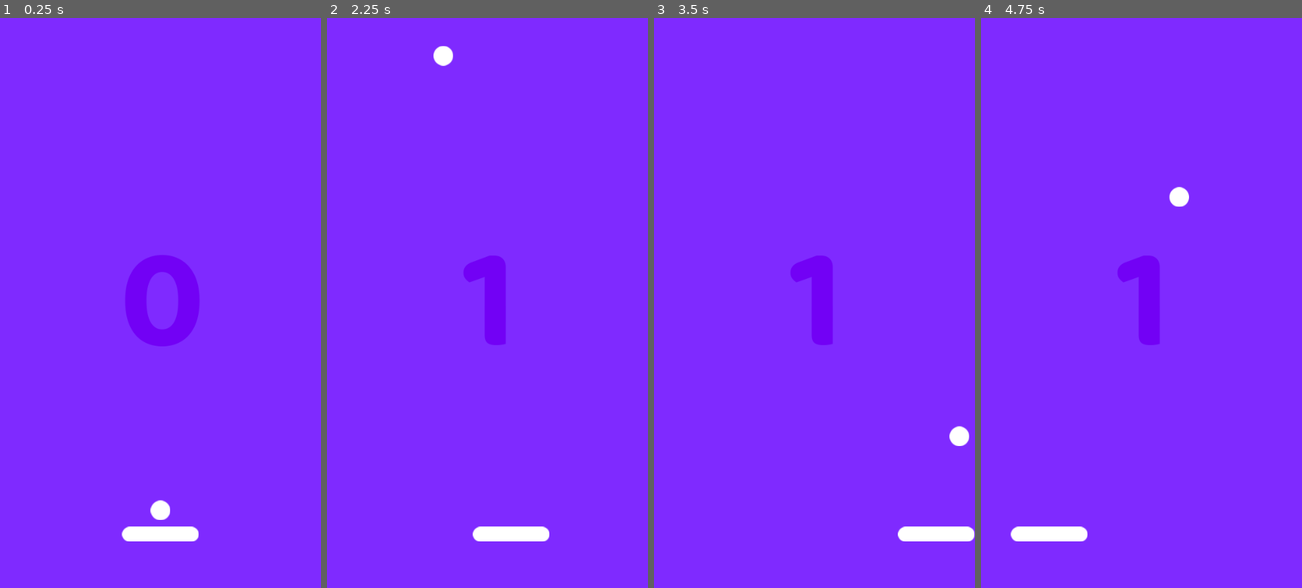
Above: before the commit, frames 1-4 (left to right).
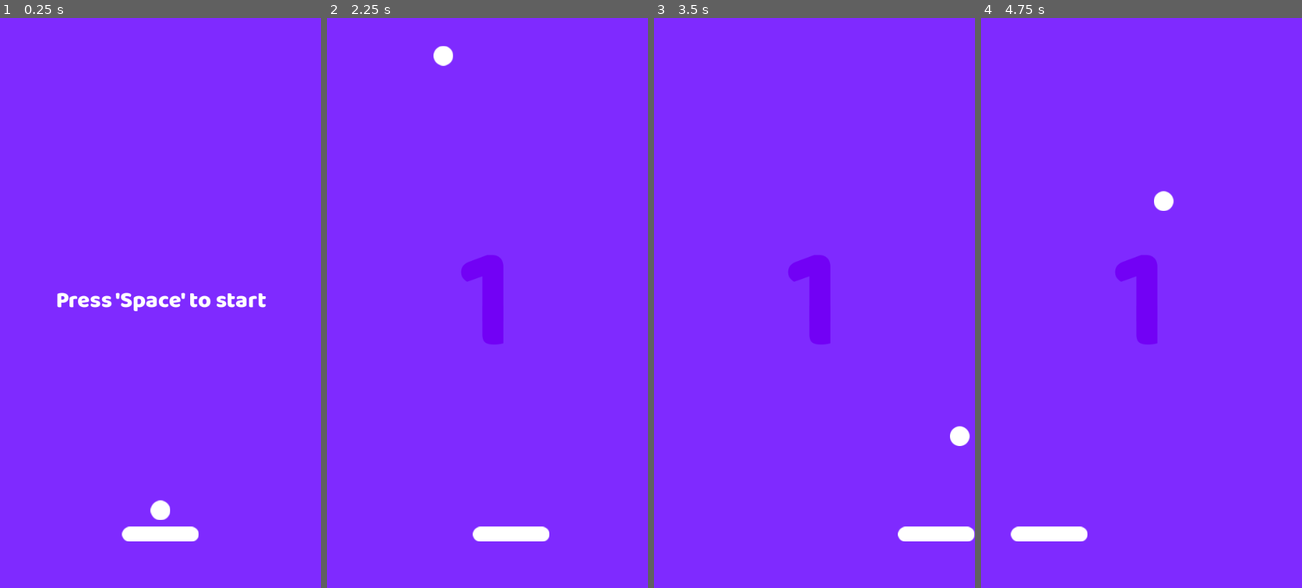
Above: after the commit, the same moments.

Repository: DevCadion/SpacePong
Game: Godot game, scene res://scens/game.tscn
Two runs of this game, one before a commit and one after it. Both use one fixed random seed, a clock stepped at 60 frames per second and the inputs below.
Inputs:
- Up to frame 1 (0.25 s): no input
- Up to frame 2 (2.25 s): tap Space (vai) at 0.5, 1.35 s; hold Right (ui_right) 0.53-1.28 s; hold Space (vai) 0.53-1.28 s; hold Left (ui_left) 1.28-2.03 s; hold Right (ui_right) from 2.03 s (still down); hold Space (vai) from 2.03 s (still down)
- Up to frame 3 (3.5 s): keep holding Right (ui_right); release Space (vai) at 2.78 s; tap Space (vai) at 2.85 s
- Up to frame 4 (4.75 s): release Right (ui_right) at 3.53 s; hold Space (vai) 3.53-4.28 s; hold Left (ui_left) from 3.53 s (still down); tap Space (vai) at 4.35 s

The runs differ from the first frame. In frame 1, 2.9% of the frame differs, in the area x 17-83%, y 41-58%; in frame 2, 0.2%; in frame 3, 0.2%; in frame 4, 0.6%.

Commit message:
RestartGame

Diff:
--- a/scens/game.tscn
+++ b/scens/game.tscn
@@ -1,10 +1,15 @@
-[gd_scene load_steps=10 format=3 uid="uid://b5e2mjebc3mqy"]
+[gd_scene load_steps=12 format=3 uid="uid://b5e2mjebc3mqy"]
 
 [ext_resource type="Texture2D" uid="uid://c4v1hqg67bpd6" path="res://sprites/Fundo1.png" id="1_7lg5d"]
 [ext_resource type="Script" uid="uid://ckoix8q8625y6" path="res://scripts/game.gd" id="1_vfjwf"]
 [ext_resource type="FontFile" uid="uid://cg6jthlf2tw1r" path="res://fonts/BalooThambi2-Bold.ttf" id="2_3an71"]
 [ext_resource type="PackedScene" uid="uid://cwt5fd4qyem1t" path="res://scens/player.tscn" id="2_ulfje"]
 [ext_resource type="PackedScene" uid="uid://cnqcnpfe8ivtf" path="res://scens/ball.tscn" id="3_xahwf"]
+[ext_resource type="FontFile" uid="uid://dybneaacmwsgx" path="res://fonts/BalooThambi2-ExtraBold.ttf" id="6_gpwcj"]
+
+[sub_resource type="LabelSettings" id="LabelSettings_i34al"]
+font = ExtResource("6_gpwcj")
+font_size = 38
 
 [sub_resource type="LabelSettings" id="LabelSettings_vfjwf"]
 font = ExtResource("2_3an71")
@@ -15,7 +20,7 @@
 size = Vector2(600, 29)
 
 [sub_resource type="RectangleShape2D" id="RectangleShape2D_xahwf"]
-size = Vector2(30, 960)
+size = Vector2(30, 958.5)
 
 [sub_resource type="RectangleShape2D" id="RectangleShape2D_3an71"]
 size = Vector2(600, 33)
@@ -27,11 +32,19 @@
 texture = ExtResource("1_7lg5d")
 centered = false
 
+[node name="Tutorial" type="Label" parent="."]
+offset_right = 543.0
+offset_bottom = 956.0
+text = "Press 'Space' to start"
+label_settings = SubResource("LabelSettings_i34al")
+horizontal_alignment = 1
+vertical_alignment = 1
+
 [node name="Pongs" type="Label" parent="."]
-offset_left = 159.0
-offset_top = 292.0
-offset_right = 387.0
-offset_bottom = 668.0
+visible = false
+offset_top = -6.0
+offset_right = 539.0
+offset_bottom = 964.0
 text = "0"
 label_settings = SubResource("LabelSettings_vfjwf")
 horizontal_alignment = 1
@@ -47,13 +60,13 @@
 [node name="LeftWall" type="StaticBody2D" parent="."]
 
 [node name="CollisionShape2D" type="CollisionShape2D" parent="LeftWall"]
-position = Vector2(-15, 480)
+position = Vector2(-15, 479.75)
 shape = SubResource("RectangleShape2D_xahwf")
 
 [node name="RithWall" type="StaticBody2D" parent="."]
 
 [node name="CollisionShape2D" type="CollisionShape2D" parent="RithWall"]
-position = Vector2(555, 480)
+position = Vector2(555, 479.5)
 shape = SubResource("RectangleShape2D_xahwf")
 
 [node name="Full" type="Area2D" parent="."]
@@ -67,3 +80,5 @@
 position = Vector2(270, 830)
 
 [node name="Player" parent="." instance=ExtResource("2_ulfje")]
+
+[connection signal="body_entered" from="Full" to="." method="_on_full_body_entered"]
--- a/scripts/ball.gd
+++ b/scripts/ball.gd
@@ -19,7 +19,6 @@
 
 			else:
 				velocity = velocity.bounce(collisions.get_normal())
-		print(pongs)
 
 func start_game():
 	started = true
--- a/scripts/game.gd
+++ b/scripts/game.gd
@@ -4,5 +4,14 @@
 
 @onready var label_pongs = $Pongs
 
+@onready var label_tutorial =$Tutorial
+
 func _process(delta):
+	if ball.started:
+		label_pongs.visible = true
+		label_tutorial.visible = false
 	label_pongs.text = str(ball.pongs)
+
+
+func _on_full_body_entered(body):
+	get_tree().reload_current_scene()
Binary file added: fonts/BalooThambi2-ExtraBold.ttf
Not shown, added: fonts/BalooThambi2-ExtraBold.ttf.import
